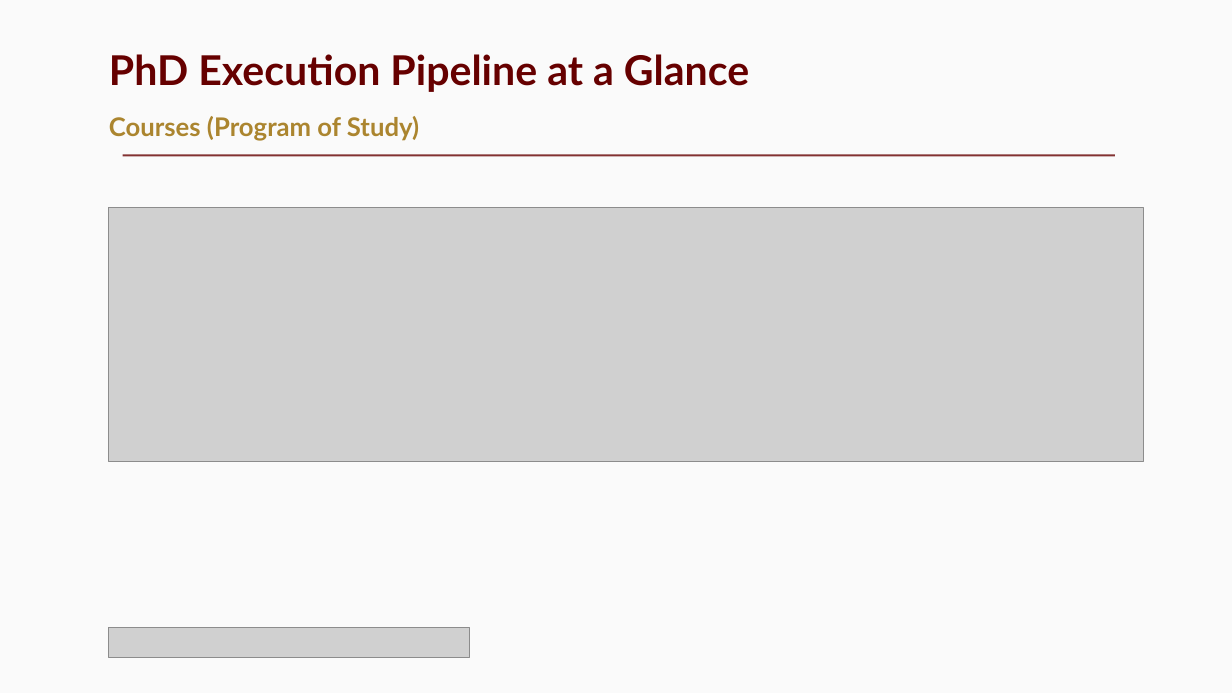
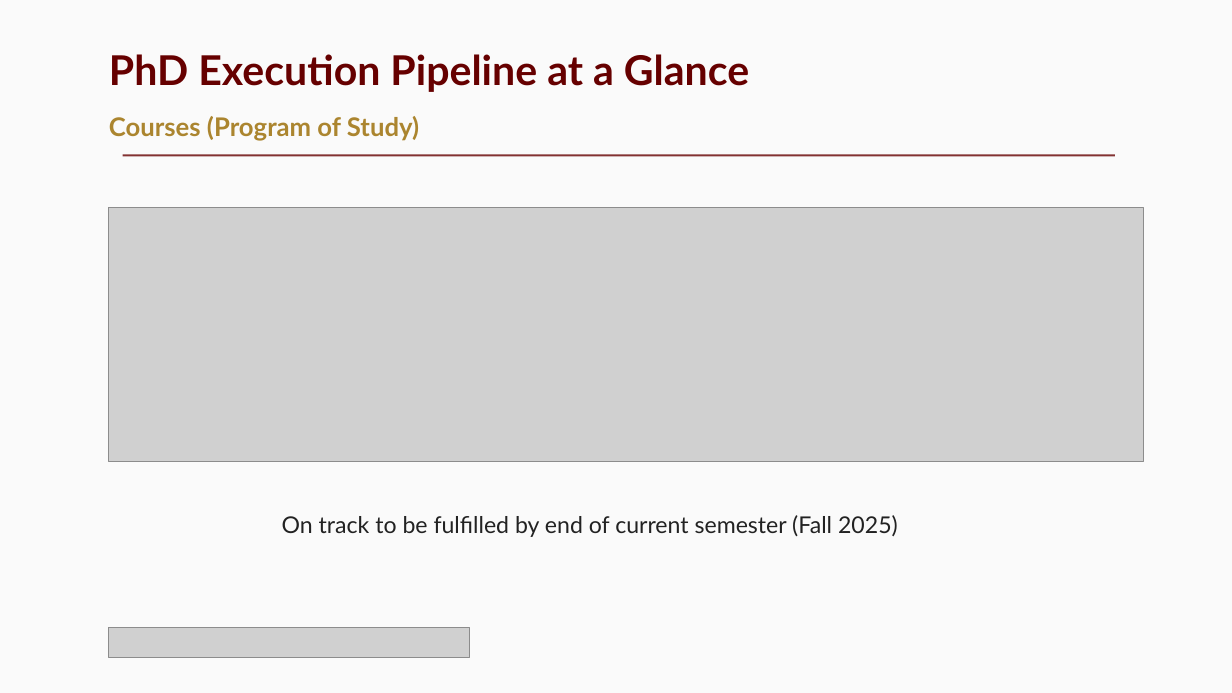
Before and after one commit to Realife-Brahmin/OriginalDocsHub-WSU-OneDrive, a slide deck: slide 8 of prelims-presentation_Jha_Aryan.pptx. Drawn at 1232x693 pixels with LibreOffice and Linux fonts; fonts in the diff are those of the drawing; grey boxes stand for pictures. Boxes give left, top, right and bottom in pixels: in the first picture for what was removed or moved away, otherwise in the second. Text is boxed around its words. In the diff, an @@ line names an element or a change of style, - is before the commit and + after.

```diff
--- a/prelims-presentation_Jha_Aryan.pptx
+++ b/prelims-presentation_Jha_Aryan.pptx
@@ text added at box(282, 515, 898, 537), 18 pt, text #222222 @@
+On track to be fulfilled by end of current semester (Fall 2025)
```
Also in this commit, not shown: 5 other slides changed, 6 slides added.
